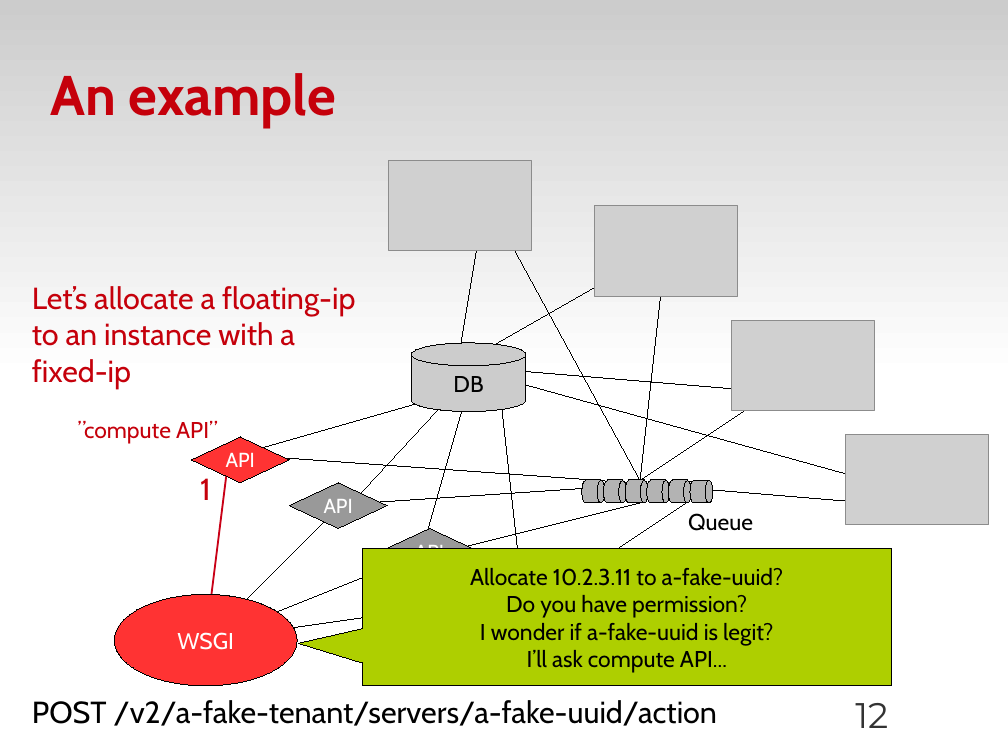
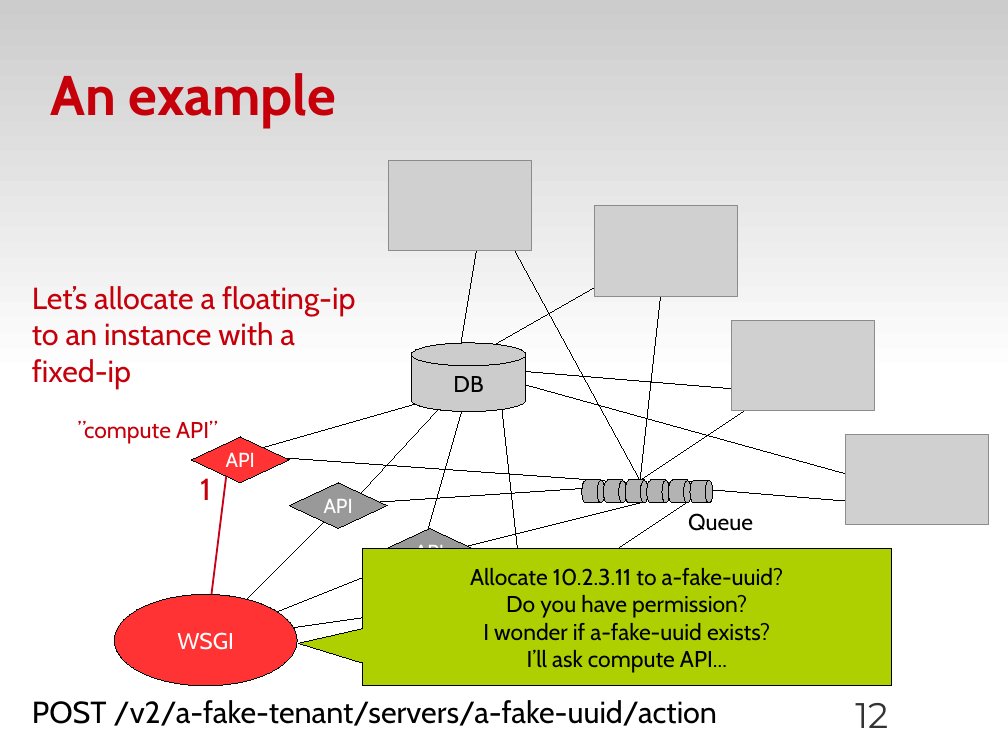
Before and after one commit to zyluo/talk-COSUG-2012, a slide deck: slide 12 of COSUG-2012-LZY.odp. Drawn at 1008x756 pixels with LibreOffice and Linux fonts; fonts in the diff are those of the drawing; grey boxes stand for pictures; background and template pictures are left out. Boxes give left, top, right and bottom in pixels: in the first picture for what was removed or moved away, otherwise in the second. Text is boxed around its words. In the diff, an @@ line names an element or a change of style, - is before the commit and + after.

```diff
--- a/COSUG-2012-LZY.odp
+++ b/COSUG-2012-LZY.odp
@@ text in speech box at [483,623,770,641]: text changed @@
-I wonder if a-fake-uuid is legit?
+I wonder if a-fake-uuid exists?
```
Also in this commit, not shown: 9 other slides changed.
